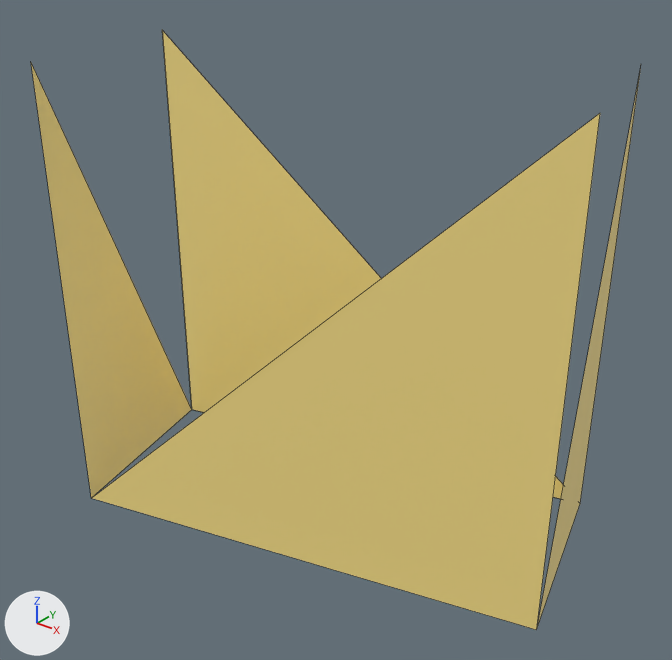
The glTF model output/gltf/__0_001__1_100__2_110_.gltf as it was, and as the next commit left it.
Rendered twice from a camera (50 mm lens) standing at (-437.3, -483.9, 68.8) and looking at (-495.3, -411.4, 23.9). The lights are fixed; the arrows at lower left show +X, +Y and +Z. Mesh edges are drawn as thin lines. Where no turn or scale is listed for an object, it has been applied to the vertices. Vertices at the same position are counted once.
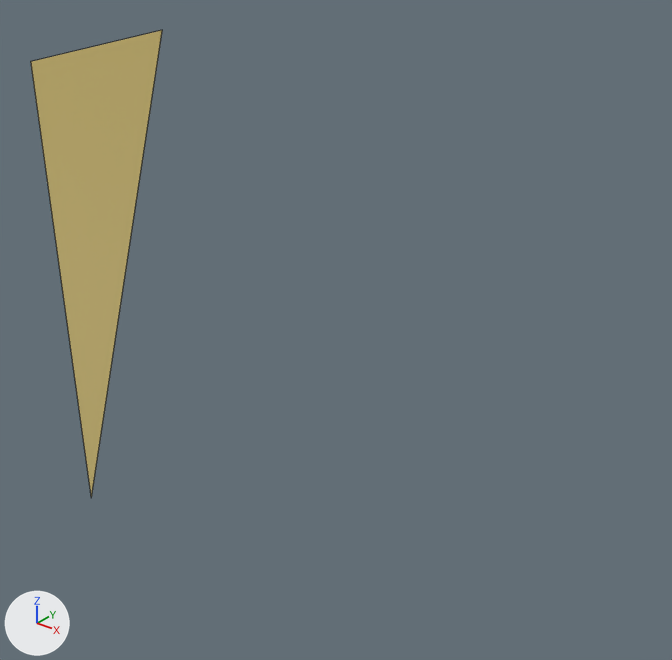
The newer file is also turned or shifted as a whole; pictures and numbers use the older file's frame.

Pixel boxes [x1, y1, x2, y2] of what changed, in the pictures (672 x 660 px):
'Mesh_0', reshaped (78% narrower, 22% shorter): before [31, 30, 641, 630]; after [31, 30, 162, 497]
part 1 of me_mesh_0, deleted (yellow): before [537, 68, 641, 627]
part 2 of me_mesh_0, cut back: before [31, 30, 638, 630]; after [31, 30, 162, 497]

The edits, one by one:
me_mesh_0 is used by ob_mesh_0; location (0.0, 0.0, 0.0).
Verts and faces of me_mesh_0; kept vertices keep their numbers, new ones are numbered from 24.
Before the commit, vertices of me_mesh_0: 0 (-525.9, -406.4, 52.5) at pixel (162, 29), 1 (-525.9, -406.4, 0.0) at pixel (191, 409), 2 (-520.0, -428.9, 0.0) at pixel (91, 498), 3 (-520.0, -428.9, 52.5) at pixel (30, 61), 4 (-520.0, -428.9, 52.5) at pixel (30, 61).
Before the commit, vertices of me_mesh_0: 5 (-520.0, -428.9, 0.0) at pixel (91, 498), 6 (-466.5, -414.9, 0.0) at pixel (536, 629), 7 (-466.5, -414.9, 52.5) at pixel (600, 112), 8 (-466.5, -414.9, 52.5) at pixel (600, 112), 12 (-472.4, -392.4, 52.5).
Before the commit, vertices of me_mesh_0: 13 (-472.4, -392.4, 0.0) at pixel (580, 503), 14 (-525.9, -406.4, 0.0) at pixel (191, 409), 15 (-525.9, -406.4, 52.5) at pixel (162, 29), 16 (-525.9, -406.4, 52.5) at pixel (162, 29), 17 (-525.9, -406.4, 0.0) at pixel (191, 409).
Before the commit, vertices of me_mesh_0: 18 (-520.0, -428.9, 0.0) at pixel (91, 498), 19 (-520.0, -428.9, 52.5) at pixel (30, 61), 20 (-466.5, -414.9, 0.0) at pixel (536, 629), 21 (-466.5, -414.9, 52.5) at pixel (600, 112), 22 (-472.4, -392.4, 0.0) at pixel (580, 503).
Before the commit, vertices of me_mesh_0: 23 (-472.4, -392.4, 52.5).
me_mesh_0 had 24 vertices, 8 faces and spanned x -525.9..-466.5, y -428.9..-392.4, z 0.0..52.5.
me_mesh_0 now has 8 vertices, 3 faces and spans x -525.9..-520.0, y -428.9..-406.4, z 0.0..52.5.
me_mesh_0 part 1: the loose piece of 3 vertices spanning x -472.4..-466.5, y -414.9..-392.4, z 0.0..52.5 is deleted.
Part 2, on me_mesh_0:
Vertices deleted: 1, 6, 7, 8, 12, 13, 14, 16, 17, 20 to 23 (with the faces that use them).
New faces: (0, 2, 3), (4, 15, 5), (15, 19, 18).
